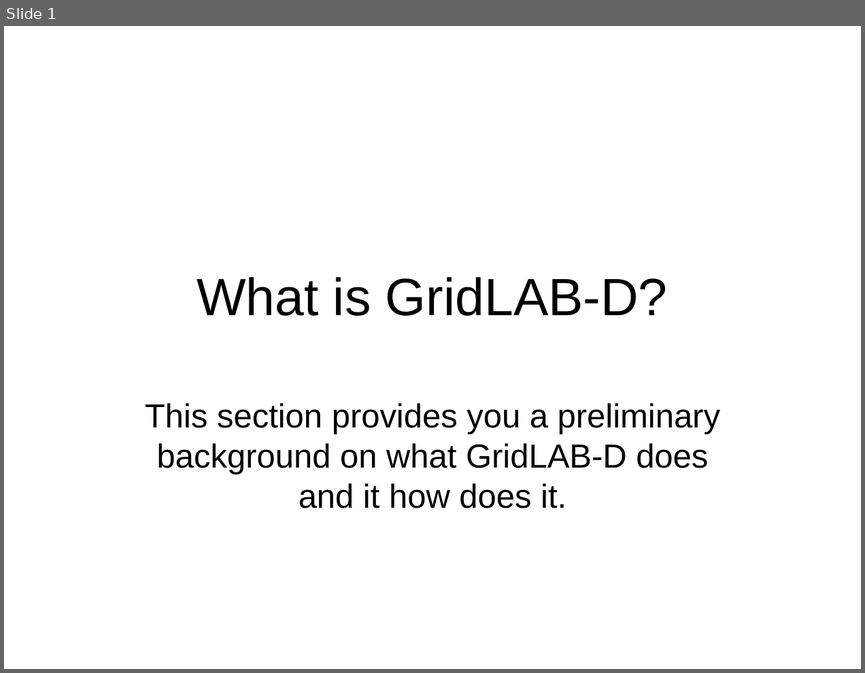
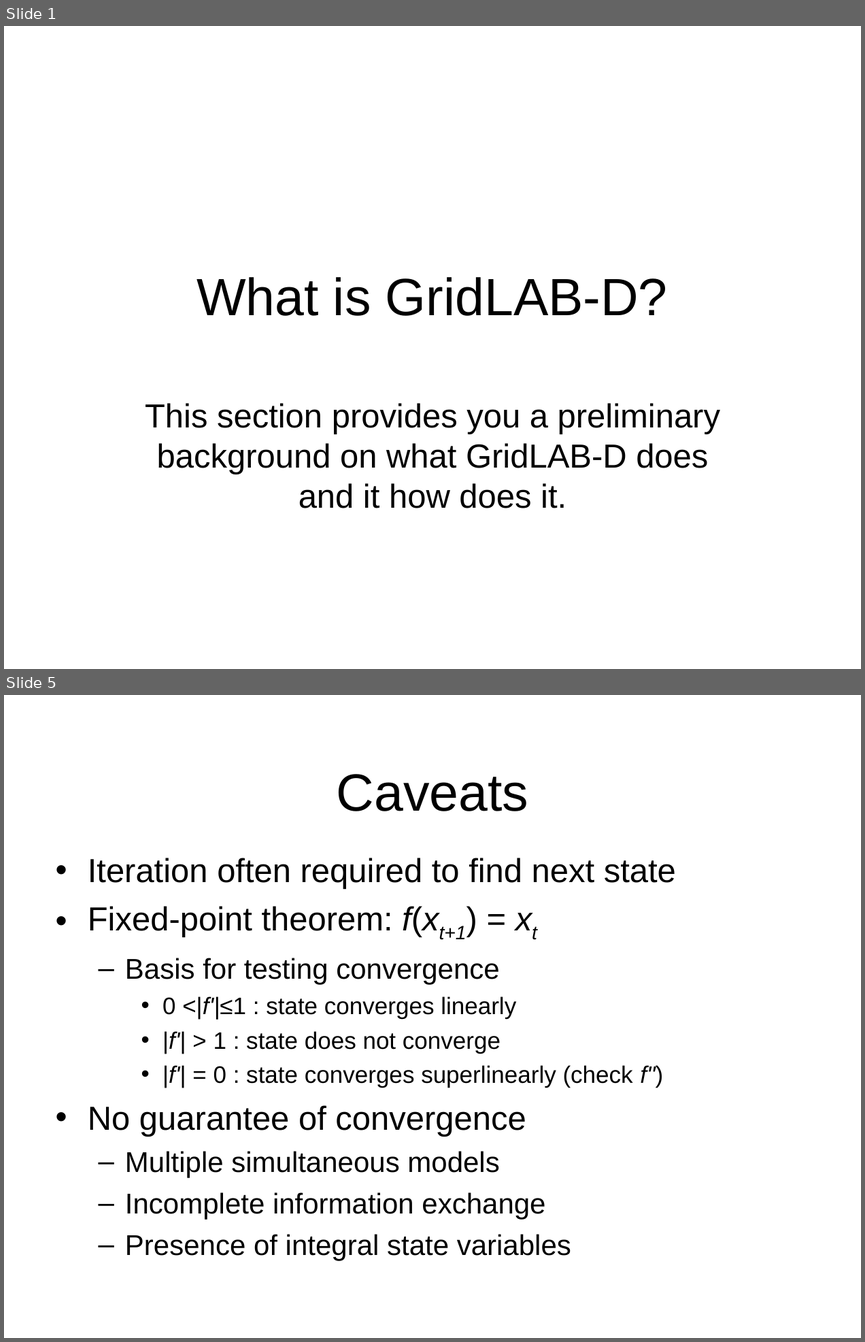
Before and after one commit to gridlab-d/course, a slide deck: 1.1 - What is GridLAB-D.pps. Shown one above the other, each under a label of ours: slide 1 before the commit, slides 1 and 5 after it; the slides between them are not shown. The pictures are 865x673 and 865x1342 pixels, drawn with LibreOffice and Linux fonts; fonts in the diff are those of the drawing; background and template pictures are left out. Boxes give left, top, right and bottom in pixels: in the first picture for what was removed or moved away, otherwise in the second. Text is boxed around its words. In the diff, an @@ line names an element or a change of style, - is before the commit and + after.

```diff
--- a/1.1 - What is GridLAB-D.pps
+++ b/1.1 - What is GridLAB-D.pps
@@ slide 5 added at [4, 695, 861, 1338], background picture (left out) @@
@@ title added at [337, 774, 528, 811], 44 pt, text #000000 @@
+Caveats
@@ text added at [88, 858, 676, 1260], 24 pt, text #000000 @@
+• Iteration often required to find next state
+• Fixed-point theorem: f(xt+1) = xt
+  – Basis for testing convergence
+    • 0 <|f'|≤1 : state converges linearly
+    • |f'| > 1 : state does not converge
+    • |f'| = 0 : state converges superlinearly (check f")
+• No guarantee of convergence
+  – Multiple simultaneous models
+  – Incomplete information exchange
+  – Presence of integral state variables
```
Also in this commit, not shown: 1 slide changed, 3 other slides added.
